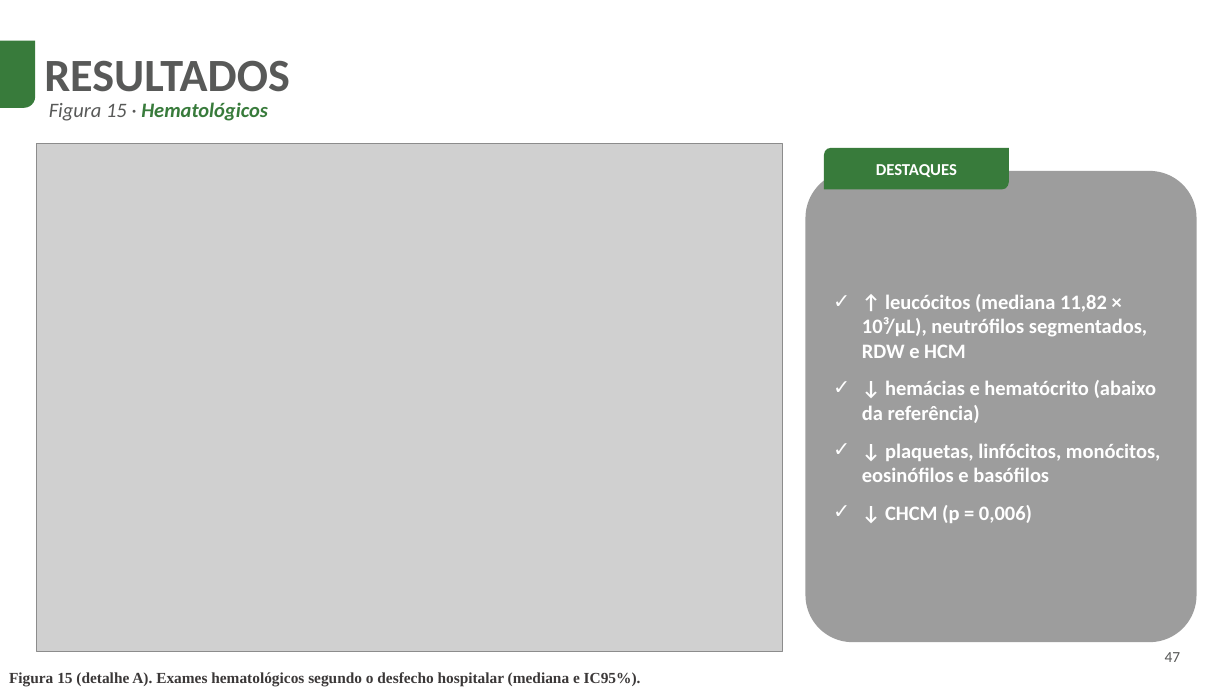
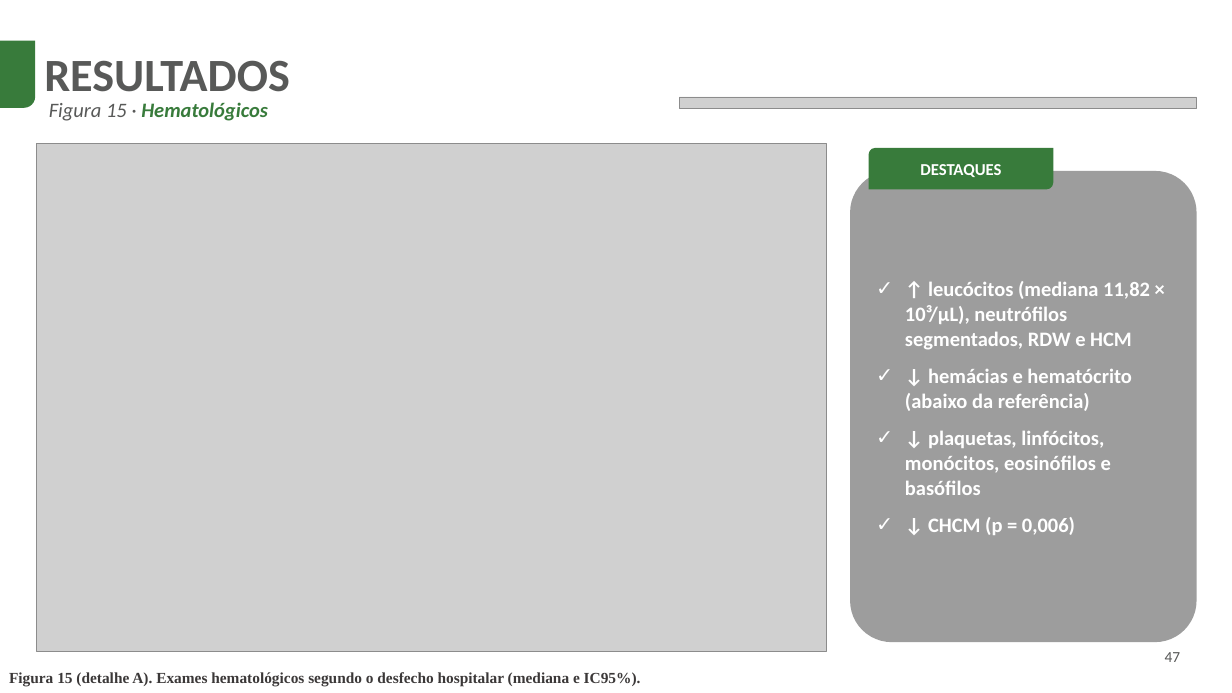
Before and after one commit to codespaperthesis/COVID-19-mortality-analysis, a slide deck: slide 47 of defesa/Defesa_Doutorado_zoom.pptx. Drawn at 1232x693 pixels with LibreOffice and Linux fonts; fonts in the diff are those of the drawing; grey boxes stand for pictures; background and template pictures are left out. Boxes give left, top, right and bottom in pixels: in the first picture for what was removed or moved away, otherwise in the second. Text is boxed around its words. In the diff, an @@ line names an element or a change of style, - is before the commit and + after.

```diff
--- a/defesa/Defesa_Doutorado_zoom.pptx
+++ b/defesa/Defesa_Doutorado_zoom.pptx
@@ picture added at (679, 97, 1197, 109) @@
@@ picture: place and size @@
-picture at (37, 143, 783, 652)
+picture at (37, 143, 827, 651)
@@ round diag rect "DESTAQUES": place and size @@
-round diag rect "DESTAQUES" at (824, 148, 1009, 189)
+round diag rect "DESTAQUES" at (869, 148, 1054, 189)
@@ rounded rectangle "↑ leucócitos (mediana 11,82 × ...": place and size @@
-rounded rectangle "↑ leucócitos (mediana 11,82 × ..." at (806, 171, 1197, 642)
+rounded rectangle "↑ leucócitos (mediana 11,82 × ..." at (850, 171, 1197, 642)
```
Also in this commit, not shown: 12 other slides changed, 1 other file.
